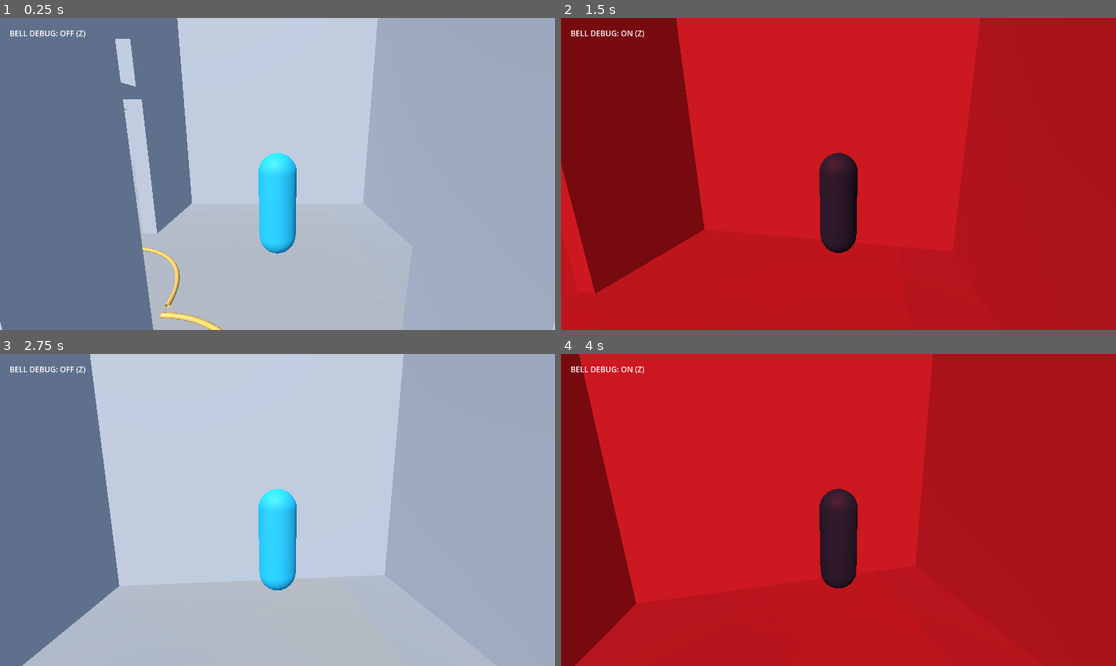
Above: before the commit, frames 1-4 (two rows, left to right).
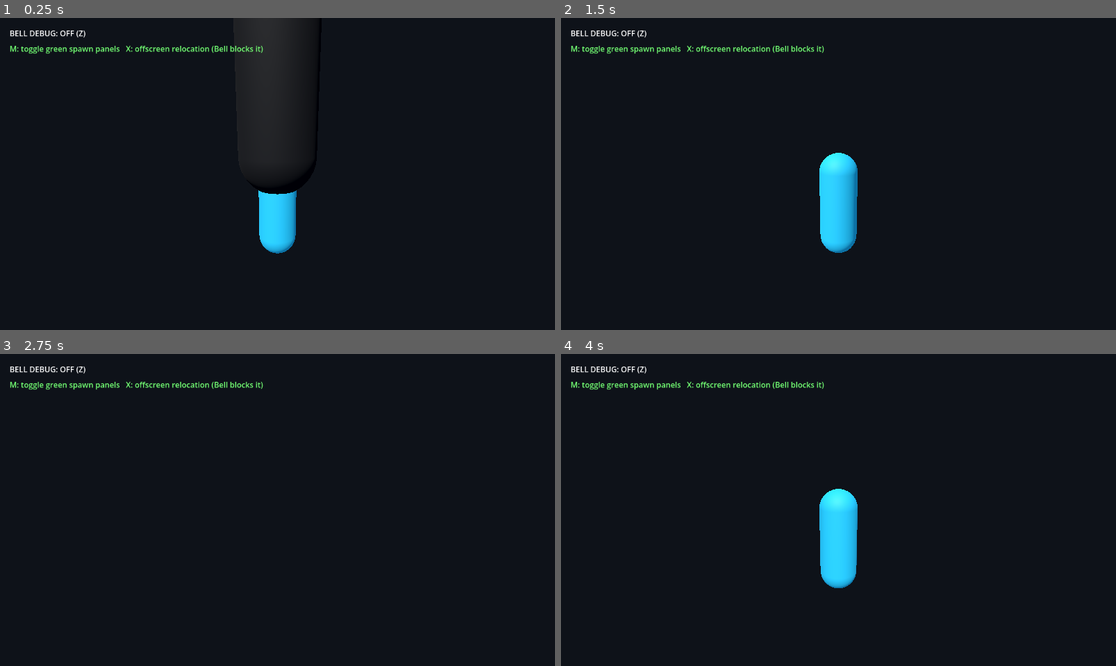
Above: after the commit, the same moments.

Repository: evanqjones/Comp440Project3
Game: Godot game, scene res://scenes/school_blockout_preview.tscn
Same seed, same stepped clock (60 frames per second), same inputs: the game is played once before the commit and once after it.
Inputs (mouse positions are in pixels of both pictures, inside the frame that each line leads up to):
- Up to frame 1 (0.25 s): no input
- Up to frame 2 (1.5 s): tap Enter at 0.5 s; move the mouse to (866, 174) at 0.52 s; hold W from 0.53 s (still down); tap Z at 0.6 s; tap M at 0.8, 1.35 s; move the mouse to (810, 174) at 1.27 s
- Up to frame 3 (2.75 s): keep holding W; tap X at 1.55, 2.1 s; move the mouse to (288, 503) at 2.02 s; tap Z at 2.3 s
- Up to frame 4 (4 s): keep holding W; move the mouse to (832, 516) at 2.77 s; tap Z at 2.85 s; tap M at 3.05, 3.6 s; move the mouse to (877, 513) at 3.52 s; tap X at 3.8 s

The runs differ from the first frame. In frame 1, 99% of the frame differs, in the area x 0-100%, y 0-100%; in frame 2, 100%; in frame 3, 100%; in frame 4, 100%.
Error after the commit: Parse Error: Used tab character for indentation instead of space as used before in the file. (res://scenes/school_blockout_preview.gd:79)

Commit message:
Add offscreen monster spawn locations

Diff:
--- a/scenes/monster_placeholder.gd
+++ b/scenes/monster_placeholder.gd
@@ -56,6 +56,38 @@
 func set_player_target(player: Node3D) -> void:
     _player_target = player
 
+func try_preview_offscreen_teleport(destination: Vector3, player_camera: Camera3D) -> bool:
+	# This is a manual preview hook. Production relocation timing/candidate choice
+	# remains a stalking-system decision; Bell chase categorically rejects it.
+	if _preview_bell_active or current_state != &"PATROL" or not is_instance_valid(player_camera):
+		return false
+	if _monster_body_visible_from_camera(global_position, player_camera):
+		return false
+	if _monster_body_visible_from_camera(destination, player_camera):
+		return false
+	if destination.distance_to(global_position) < 2.0:
+		return false
+	var nav_map := _navigation_agent.get_navigation_map()
+	if NavigationServer3D.map_get_closest_point(nav_map, destination).distance_to(destination) > 1.35:
+		return false
+	global_position = destination
+	velocity = Vector3.ZERO
+	start_preview_hallway_patrol(_patrol_axis)
+	return true
+
+func _monster_body_visible_from_camera(base_position: Vector3, player_camera: Camera3D) -> bool:
+	for height in [0.65, 1.5, 2.35]:
+		var point := base_position + Vector3.UP * height
+		if player_camera.is_position_behind(point) or not player_camera.is_position_in_frustum(point):
+			continue
+		var query := PhysicsRayQueryParameters3D.create(player_camera.global_position, point, 1, [get_rid()])
+		if _player_target is CollisionObject3D:
+			query.exclude.append((_player_target as CollisionObject3D).get_rid())
+		var hit := get_world_3d().direct_space_state.intersect_ray(query)
+		if hit.is_empty():
+			return true
+	return false
+
 func set_preview_bell_active(active: bool) -> void:
     if _preview_bell_active == active:
         return
--- a/scenes/school_blockout_preview.gd
+++ b/scenes/school_blockout_preview.gd
@@ -8,6 +8,7 @@
 @onready var preview_environment: WorldEnvironment = $WorldEnvironment
 @onready var preview_light: DirectionalLight3D = $PreviewLight
 @onready var bell_status: Label = $DebugOverlay/BellStatus
+@onready var spawn_help: Label = $DebugOverlay/SpawnHelp
 
 const NORMAL_BACKGROUND := Color(0.055, 0.07, 0.1, 1.0)
 const NORMAL_AMBIENT := Color(0.55, 0.62, 0.75, 1.0)
@@ -15,6 +16,8 @@
 const BELL_AMBIENT := Color(0.68, 0.075, 0.095, 1.0)
 
 var _bell_debug_active := false
+var _spawn_markers: Array[Node3D] = []
+var _spawn_marker_nodes_visible := true
 
 func _ready() -> void:
     _load_school_model()
@@ -26,6 +29,7 @@
     _place_player_at_nurse_office()
     _place_monster_deeper_in_hallway()
     monster.set_player_target(player)
+    _create_monster_spawn_locations()
     _apply_bell_debug_state()
 
 func _build_school_navigation() -> void:
@@ -54,10 +58,133 @@
         push_error("Monster navigation mesh bake produced no walkable polygons.")
 
 func _unhandled_input(event: InputEvent) -> void:
-    if event is InputEventKey and event.pressed and not event.echo and event.keycode == KEY_Z:
+    if not (event is InputEventKey and event.pressed and not event.echo):
+        return
+    if event.keycode == KEY_Z:
         _bell_debug_active = not _bell_debug_active
         _apply_bell_debug_state()
         get_viewport().set_input_as_handled()
+    elif event.keycode == KEY_M:
+        _spawn_marker_nodes_visible = not _spawn_marker_nodes_visible
+        for marker in _spawn_markers:
+            marker.visible = _spawn_marker_nodes_visible
+        get_viewport().set_input_as_handled()
+    elif event.keycode == KEY_X:
+        _try_debug_offscreen_relocation()
+        get_viewport().set_input_as_handled()
+
+func _create_monster_spawn_locations() -> void:
+	# Fractions are measured across the named room floor bounds. Entries are
+	# preview candidates only; excluded rooms are checked again before creation.
+	var candidates: Array[Dictionary] = [
+		{"id": "hall_corner_lobby_west", "floor": "lobby floor", "u": 0.12, "v": 0.22, "kind": "Beyond hallway corner"},
+		{"id": "hall_corner_lobby_east", "floor": "lobby floor", "u": 0.92, "v": 0.78, "kind": "Beyond hallway corner"},
+		{"id": "t_intersection_lobby", "floor": "lobby floor", "u": 0.70, "v": 0.48, "kind": "T-intersection"},
+		{"id": "behind_lobby_pillar", "floor": "lobby floor", "u": 0.49, "v": 0.83, "kind": "Behind pillar"},
+		{"id": "behind_locker_bank_hall", "floor": "", "u": 0.0, "v": 0.0, "kind": "Behind lockers (hall side)"},
+		{"id": "behind_player_nurse", "floor": "nurse office floor", "u": 0.78, "v": 0.80, "kind": "Behind player"},
+		{"id": "far_end_lobby_hall", "floor": "lobby floor", "u": 0.96, "v": 0.45, "kind": "Far end of hall"},
+		{"id": "class_a_door", "floor": "classroom a floor", "u": 0.36, "v": 0.68, "kind": "Inside classroom doorway"},
+		{"id": "class_c_door", "floor": "classroom c floor", "u": 0.48, "v": 0.73, "kind": "Inside classroom doorway"},
+		{"id": "class_d_door", "floor": "classroom d floor", "u": 0.48, "v": 0.73, "kind": "Inside classroom doorway"},
+		{"id": "class_e_door", "floor": "classroom e floor", "u": 0.42, "v": 0.79, "kind": "Inside classroom doorway"},
+		{"id": "science_door", "floor": "science classroom floor", "u": 0.82, "v": 0.24, "kind": "Inside classroom doorway"},
+		{"id": "class_a_window_west", "floor": "classroom a floor", "u": 0.15, "v": 0.45, "kind": "Behind classroom window"},
+		{"id": "class_a_window_north", "floor": "classroom a floor", "u": 0.76, "v": 0.16, "kind": "Behind classroom window"},
+		{"id": "class_c_window_west", "floor": "classroom c floor", "u": 0.15, "v": 0.44, "kind": "Behind classroom window"},
+		{"id": "class_d_window_east", "floor": "classroom d floor", "u": 0.85, "v": 0.45, "kind": "Behind classroom window"},
+		{"id": "class_e_window_west", "floor": "classroom e floor", "u": 0.14, "v": 0.48, "kind": "Behind classroom window"},
+		{"id": "class_e_window_north", "floor": "classroom e floor", "u": 0.76, "v": 0.15, "kind": "Behind classroom window"},
+		{"id": "science_window_west", "floor": "science classroom floor", "u": 0.15, "v": 0.48, "kind": "Behind classroom window"},
+		{"id": "science_window_south", "floor": "science classroom floor", "u": 0.76, "v": 0.84, "kind": "Behind classroom window"},
+		{"id": "inside_auditorium", "floor": "auditorium floor", "u": 0.84, "v": 0.18, "kind": "Inside room"},
+		{"id": "inside_gym", "floor": "gym floor", "u": 0.18, "v": 0.82, "kind": "Inside room"},
+		{"id": "inside_class_a", "floor": "classroom a floor", "u": 0.80, "v": 0.78, "kind": "Inside room"},
+		{"id": "inside_class_c", "floor": "classroom c floor", "u": 0.80, "v": 0.24, "kind": "Inside room"},
+		{"id": "inside_class_d", "floor": "classroom d floor", "u": 0.20, "v": 0.24, "kind": "Inside room"},
+		{"id": "inside_class_e", "floor": "classroom e floor", "u": 0.82, "v": 0.54, "kind": "Inside room"},
+		{"id": "inside_science", "floor": "science classroom floor", "u": 0.72, "v": 0.72, "kind": "Inside room"},
+		{"id": "inside_nurse_office", "floor": "nurse office floor", "u": 0.25, "v": 0.24, "kind": "Inside room"},
+		{"id": "inside_bathroom", "floor": "bathroom floor", "u": 0.24, "v": 0.75, "kind": "Inside room"}
+	]
+	var excluded_floor_names: Array[String] = [
+		"main office floor", "locker room floor", "library floor", "artroom floor",
+		"art room floor", "lab room floor", "classroom b floor", "cafeteria floor",
+		"outside floor", "storage closet floor"
+	]
+	var navigation_map := monster.get_node("NavigationAgent3D").get_navigation_map()
+	for candidate in candidates:
+		var spawn_position: Vector3
+		if candidate["id"] == "behind_locker_bank_hall":
+			var locker_floor := _find_room_floor(school, "locker room floor")
+			if locker_floor == null or locker_floor.mesh == null:
+				continue
+			var locker_bounds: AABB = locker_floor.global_transform * locker_floor.mesh.get_aabb()
+			spawn_position = Vector3(locker_bounds.end.x + 0.75, locker_bounds.position.y + locker_bounds.size.y, locker_bounds.position.z + locker_bounds.size.z * 0.5)
+		else:
+			var room_floor := _find_room_floor(school, candidate["floor"])
+			if room_floor == null or room_floor.mesh == null:
+				continue
+			var bounds: AABB = room_floor.global_transform * room_floor.mesh.get_aabb()
+			spawn_position = Vector3(
+				bounds.position.x + bounds.size.x * float(candidate["u"]),
+				bounds.position.y + bounds.size.y,
+				bounds.position.z + bounds.size.z * float(candidate["v"])
+			)
+		if _position_in_excluded_floor(spawn_position, excluded_floor_names):
+			continue
+		var closest_nav_point: Vector3 = NavigationServer3D.map_get_closest_point(navigation_map, spawn_position)
+		if closest_nav_point.distance_to(spawn_position) > 1.35:
+			continue
+		if _position_in_excluded_floor(closest_nav_point, excluded_floor_names):
+			continue
+		_spawn_markers.append(_make_spawn_panel(candidate, closest_nav_point))
+	spawn_help.text = "Spawn panels: %d   M: toggle   X: offscreen relocation (Bell blocks it)" % _spawn_markers.size()
+
+func _make_spawn_panel(candidate: Dictionary, spawn_position: Vector3) -> Node3D:
+	var marker := Node3D.new()
+	marker.name = "Spawn_" + String(candidate["id"])
+	marker.position = spawn_position
+	marker.add_to_group("monster_spawn_points")
+	marker.set_meta("spawn_kind", candidate["kind"])
+	marker.set_meta("spawn_id", candidate["id"])
+	var panel := MeshInstance3D.new()
+	panel.name = "TemporaryGreenPanel"
+	var panel_mesh := QuadMesh.new()
+	panel_mesh.size = Vector2(0.48, 0.48)
+	panel.mesh = panel_mesh
+	panel.position.y = 1.0
+	panel.rotation_degrees.x = 90.0
+	panel.cast_shadow = GeometryInstance3D.SHADOW_CASTING_SETTING_OFF
+	var panel_material := StandardMaterial3D.new()
+	panel_material.albedo_color = Color(0.12, 1.0, 0.18, 1.0)
+	panel_material.shading_mode = BaseMaterial3D.SHADING_MODE_UNSHADED
+	panel_material.cull_mode = BaseMaterial3D.CULL_DISABLED
+	panel.material_override = panel_material
+	marker.add_child(panel)
+	school.add_child(marker)
+	return marker
+
+func _position_in_excluded_floor(position: Vector3, excluded_names: Array[String]) -> bool:
+	for floor_name in excluded_names:
+		var floor_node := _find_room_floor(school, floor_name)
+		if floor_node == null or floor_node.mesh == null:
+			continue
+		var bounds: AABB = floor_node.global_transform * floor_node.mesh.get_aabb()
+		var inside_x := position.x >= bounds.position.x and position.x <= bounds.end.x
+		var inside_z := position.z >= bounds.position.z and position.z <= bounds.end.z
+		if inside_x and inside_z:
+			return true
+	return false
+
+func _try_debug_offscreen_relocation() -> void:
+	if _bell_debug_active or _spawn_markers.is_empty():
+		return
+	var shuffled := _spawn_markers.duplicate()
+	shuffled.shuffle()
+	for marker in shuffled:
+		if monster.try_preview_offscreen_teleport(marker.global_position, player.player_camera):
+			return
 
 func _load_school_model() -> void:
     var document := GLTFDocument.new()
--- a/scenes/school_blockout_preview.tscn
+++ b/scenes/school_blockout_preview.tscn
@@ -38,3 +38,11 @@
 offset_bottom = 48.0
 text = "BELL DEBUG: OFF (Z)"
 theme_override_colors/font_color = Color(1, 1, 1, 1)
+
+[node name="SpawnHelp" type="Label" parent="DebugOverlay"]
+offset_left = 20.0
+offset_top = 52.0
+offset_right = 700.0
+offset_bottom = 80.0
+text = "M: toggle green spawn panels   X: offscreen relocation (Bell blocks it)"
+theme_override_colors/font_color = Color(0.45, 1, 0.45, 1)
Not shown, changed: After-School-AI-GDD/docs/PROGRESS.md
